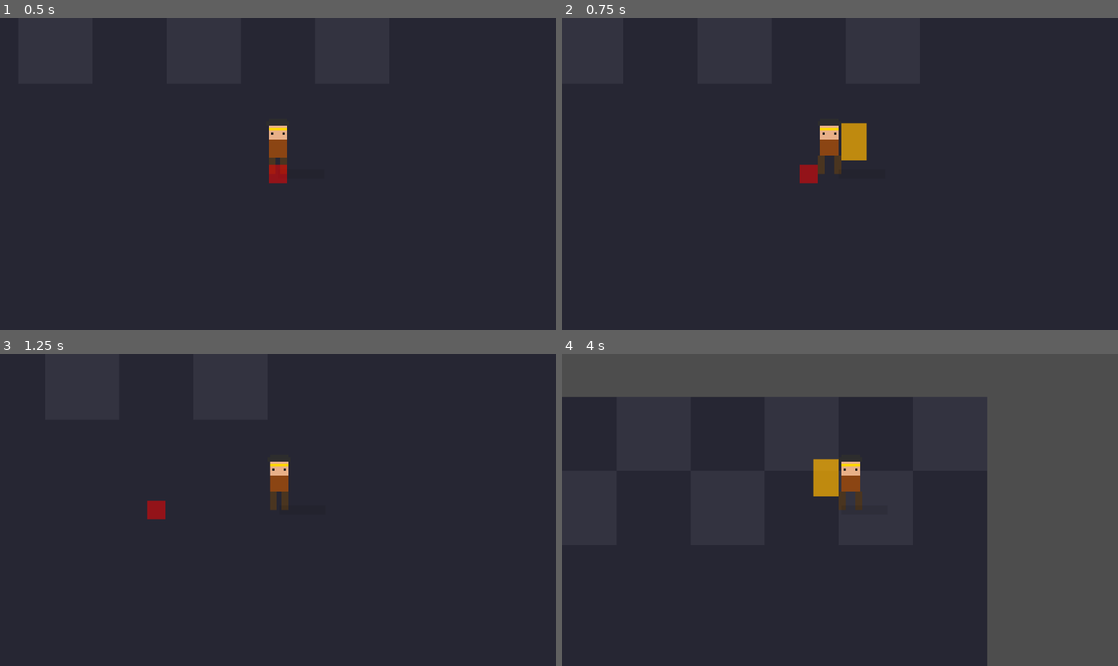
Above: before the commit, frames 1-4 (two rows, left to right).
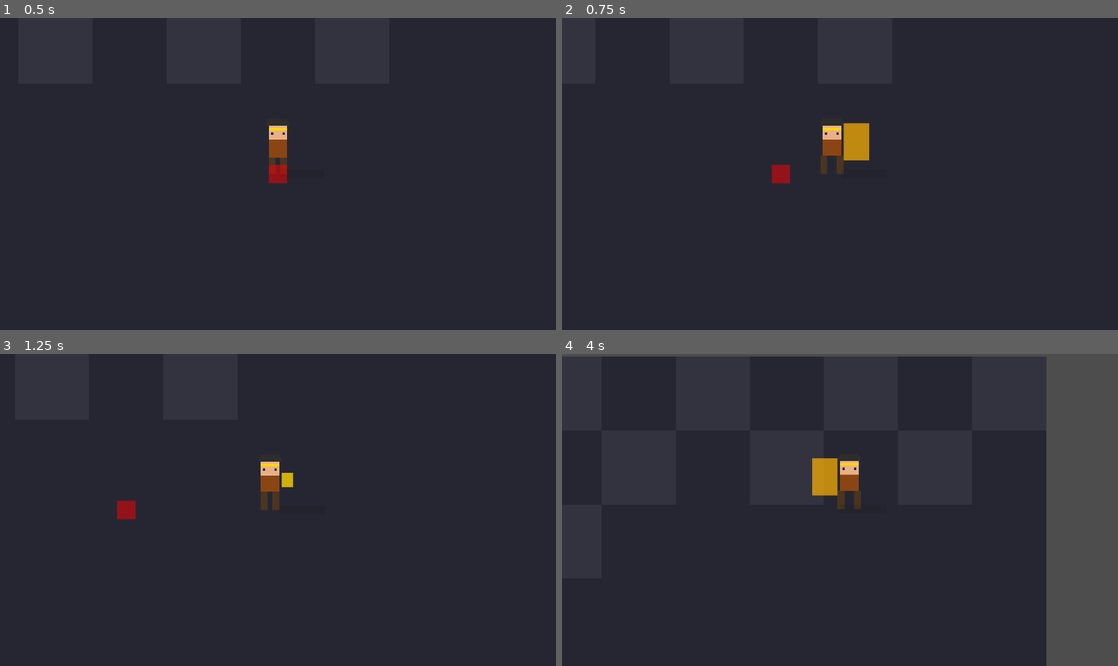
Above: after the commit, the same moments.

Repository: Moya-Gao/pixel-wukong
Game: Godot game, scene res://scenes/levels/test_level.tscn
The game is run twice, just before and just after one commit, with the same random seed, the same clock (stepped at 60 frames per second) and the same inputs.
Inputs:
- Up to frame 1 (0.5 s): no input
- Up to frame 2 (0.75 s): tap Enter at 0.5 s; hold D (move_right) from 0.53 s (still down); tap K (attack_heavy) at 0.6 s
- Up to frame 3 (1.25 s): keep holding D (move_right); tap Space (jump) at 0.77 s; tap J (attack_light) at 0.8 s
- Up to frame 4 (4 s): release D (move_right) at 1.28 s; hold S (move_down) 1.28-2.03 s; tap J (attack_light) at 1.35, 3.8 s; tap Space (jump) at 1.52, 3.02, 3.77 s; tap I (block) at 1.55 s; hold D (move_right) 2.03-2.78 s; hold I (block) 2.03-2.78 s; tap Ctrl (dodge) at 2.3, 2.85 s; hold W (move_up) 2.78-3.53 s; tap K (attack_heavy) at 3.05, 3.6 s; hold A (move_left) from 3.53 s (still down)

Frame 1 is identical in both runs. In frame 2, 0.7% of the frame differs, in the area x 37-56%, y 33-54%; in frame 3, 1.0%; in frame 4, 21%, in the area x 0-88%, y 0-100%.

Commit message:
fix: 修复连招系统bug并添加攻击时移动功能
修复内容：
- 预输入系统：攻击期间按键，下一击自动执行
- 重攻击连招：允许轻-重、轻-轻-重等组合
- 攻击移动：攻击期间可缓慢移动（速度80）

技术改动：
- 新增 queued_attack 变量记录预输入
- 新增 AttackType 枚举区分攻击类型
- 重写 _process_attack() 处理移动和预输入
- 拆分攻击函数支持连招接入
- 移除动画 await 时序问题
- 添加连招系统测试用例

Co-Authored-By: Claude Opus 4.6 <noreply@anthropic.com>

Diff:
--- a/scripts/player/player_controller.gd
+++ b/scripts/player/player_controller.gd
@@ -30,6 +30,18 @@
 const ATTACK_DURATION = 0.25
 const COMBO_WINDOW = 0.3
 const HEAVY_ATTACK_DURATION = 0.4
+
+# 攻击系统扩展
+const ATTACK_MOVE_SPEED = 80.0  # 攻击时移动速度
+const COMBO_INPUT_START = 0.05  # 攻击开始多久后可以预输入（更早开始）
+const COMBO_INPUT_END = 0.05  # 攻击结束前多久停止预输入（更晚结束）
+
+# 预输入队列
+var queued_attack: String = ""  # "" | "light" | "heavy"
+
+# 连招类型
+enum AttackType { LIGHT, HEAVY }
+var last_attack_type: AttackType = AttackType.LIGHT
 
 # 闪避系统
 var is_dodging = false
@@ -135,19 +147,49 @@
 	"""处理攻击状态"""
 	attack_timer -= delta
 
-	# 攻击期间可以输入下一击或格挡
-	if can_combo and Input.is_action_just_pressed("attack_light"):
-		_queue_next_attack()
+	# 攻击期间可以缓慢移动
+	var direction = Vector2.ZERO
+	if Input.is_action_pressed("move_right"):
+		direction.x += 1
+		facing_right = true
+	if Input.is_action_pressed("move_left"):
+		direction.x -= 1
+		facing_right = false
+	if Input.is_action_pressed("move_down"):
+		direction.y += 1
+	if Input.is_action_pressed("move_up"):
+		direction.y -= 1
+
+	velocity = direction.normalized() * ATTACK_MOVE_SPEED
+
+	# 计算是否处于可输入窗口（扩大窗口让连招更容易）
+	var attack_duration = HEAVY_ATTACK_DURATION if last_attack_type == AttackType.HEAVY else ATTACK_DURATION
+	var elapsed_time = attack_duration - attack_timer
+	var in_input_window = elapsed_time >= COMBO_INPUT_START and attack_timer > COMBO_INPUT_END
+
+	# 处理预输入
+	if in_input_window:
+		if Input.is_action_just_pressed("attack_light"):
+			queued_attack = "light"
+		elif Input.is_action_just_pressed("attack_heavy"):
+			queued_attack = "heavy"
 
 	# 攻击期间可以取消为格挡
 	if Input.is_action_pressed("block"):
+		queued_attack = ""
 		_end_attack()
 		_start_block()
 		return
 
 	# 攻击结束
 	if attack_timer <= 0:
-		_end_attack()
+		# 检查是否有排队的攻击
+		if queued_attack != "":
+			var next_attack = queued_attack
+			queued_attack = ""
+			_execute_queued_attack(next_attack)
+		else:
+			_end_attack()
 
 func _process_dodge(delta):
 	"""处理闪避状态"""
@@ -270,39 +312,69 @@
 				child.disabled = not active
 
 func _start_light_attack():
-	"""开始轻攻击"""
-	if attack_combo == 0:
-		attack_combo = 1
-	else:
-		attack_combo = min(attack_combo + 1, 3)
-
+	"""开始轻攻击（从非攻击状态）"""
+	attack_combo = 1
+	last_attack_type = AttackType.LIGHT
 	is_attacking = true
 	attack_timer = ATTACK_DURATION
 	can_combo = false
-	velocity = Vector2.ZERO
+	queued_attack = ""
+
+	# 不再设置 velocity = Vector2.ZERO，让 _process_attack 处理移动
 
 	_activate_hitbox()
 
+func _continue_light_attack():
+	"""继续轻攻击连招"""
+	if attack_combo < 3:
+		attack_combo += 1
+
+	last_attack_type = AttackType.LIGHT
+	is_attacking = true
+	attack_timer = ATTACK_DURATION
+	can_combo = false
+	queued_attack = ""
+
+	_activate_hitbox()
+
 func _start_heavy_attack():
-	"""开始重攻击"""
+	"""开始重攻击（从非攻击状态）"""
+	attack_combo = 0  # 重攻击使用单独的动画
+	last_attack_type = AttackType.HEAVY
 	is_attacking = true
-	attack_combo = 0
 	attack_timer = HEAVY_ATTACK_DURATION
 	can_combo = false
-	velocity = Vector2.ZERO
+	queued_attack = ""
 
 	_activate_hitbox()
 
+func _continue_heavy_attack():
+	"""重攻击接在连招后"""
+	last_attack_type = AttackType.HEAVY
+	is_attacking = true
+	attack_timer = HEAVY_ATTACK_DURATION
+	can_combo = false
+	queued_attack = ""
+
+	_activate_hitbox()
+
+func _execute_queued_attack(attack_type: String):
+	"""执行排队的攻击"""
+	if attack_type == "light":
+		_continue_light_attack()
+	elif attack_type == "heavy":
+		_continue_heavy_attack()
+
 func _queue_next_attack():
-	"""预输入下一击"""
-	if attack_combo < 3:
-		combo_window_timer = COMBO_WINDOW
+	"""预输入下一击 - 保持向后兼容"""
+	queued_attack = "light"
 
 func _end_attack():
 	"""结束攻击"""
 	is_attacking = false
 	attack_timer = 0
 	can_combo = false
+	queued_attack = ""
 
 	if combo_window_timer <= 0:
 		attack_combo = 0
@@ -367,7 +439,7 @@
 	elif is_blocking:
 		new_anim = "block"
 	elif is_attacking:
-		if attack_combo == 0:
+		if last_attack_type == AttackType.HEAVY:
 			new_anim = "attack_heavy"
 		else:
 			new_anim = "attack_light_%d" % attack_combo
@@ -385,10 +457,7 @@
 		current_anim = new_anim
 		animated_sprite.play(new_anim)
 
-		# 攻击动画播放到一半时允许输入下一击
-		if new_anim.begins_with("attack"):
-			await get_tree().create_timer(ATTACK_DURATION * 0.5).timeout
-			can_combo = true
+	# 移除 await 逻辑，can_combo 现在由 _process_attack 控制
 
 # ========== 公共接口（供其他系统调用） ==========
 
--- a/scripts/tests/test_runner.gd
+++ b/scripts/tests/test_runner.gd
@@ -29,6 +29,7 @@
 	await _run_test("玩家攻击系统", _test_player_attack)
 	await _run_test("玩家闪避系统", _test_player_dodge)
 	await _run_test("玩家格挡系统", _test_player_block)
+	await _run_test("连招预输入系统", _test_player_combo_queue)
 
 func _run_test(test_name: String, test_func: Callable):
 	current_test_name = test_name
@@ -180,6 +181,30 @@
 	if player.is_invincible != false:
 		return "初始状态不应无敌"
 
+	# 测试闪避方向 - 向上闪避
+	player._start_dodge(Vector2.UP)
+	if player.dodge_direction != Vector2.UP:
+		return "向上闪避方向应为 UP，实际为 %s" % player.dodge_direction
+	player._end_dodge()
+
+	# 测试闪避方向 - 向下闪避
+	player._start_dodge(Vector2.DOWN)
+	if player.dodge_direction != Vector2.DOWN:
+		return "向下闪避方向应为 DOWN，实际为 %s" % player.dodge_direction
+	player._end_dodge()
+
+	# 测试闪避方向 - 向左闪避
+	player._start_dodge(Vector2.LEFT)
+	if player.dodge_direction != Vector2.LEFT:
+		return "向左闪避方向应为 LEFT，实际为 %s" % player.dodge_direction
+	player._end_dodge()
+
+	# 测试闪避方向 - 向右闪避
+	player._start_dodge(Vector2.RIGHT)
+	if player.dodge_direction != Vector2.RIGHT:
+		return "向右闪避方向应为 RIGHT，实际为 %s" % player.dodge_direction
+	player._end_dodge()
+
 	# 检查闪避动画
 	var sprite_root = player.get_node_or_null("SpriteRoot")
 	if sprite_root:
@@ -237,6 +262,61 @@
 
 	return true
 
+func _test_player_combo_queue() -> Variant:
+	"""测试连招预输入系统"""
+	var player = _create_player()
+
+	if not player:
+		return "无法创建玩家实例"
+
+	# 检查预输入相关参数
+	if player.ATTACK_MOVE_SPEED <= 0:
+		return "攻击移动速度应大于 0"
+
+	if player.COMBO_INPUT_START <= 0:
+		return "预输入窗口开始时间应大于 0"
+
+	if player.COMBO_INPUT_END <= 0:
+		return "预输入窗口结束时间应大于 0"
+
+	# 检查预输入窗口足够大（至少 0.1s）
+	var attack_duration = player.ATTACK_DURATION
+	var input_window = attack_duration - player.COMBO_INPUT_START - player.COMBO_INPUT_END
+	if input_window < 0.1:
+		return "预输入窗口太小（%s），应至少 0.1s" % input_window
+
+	# 检查初始状态
+	if player.queued_attack != "":
+		return "初始预输入队列应为空"
+
+	# 测试轻攻击启动
+	player._start_light_attack()
+	if player.attack_combo != 1:
+		return "第一次轻攻击后 combo 应为 1"
+
+	if player.last_attack_type != player.AttackType.LIGHT:
+		return "轻攻击后类型应为 LIGHT"
+
+	# 模拟预输入
+	player.queued_attack = "light"
+
+	# 模拟攻击结束并执行预输入
+	player.attack_timer = 0
+	player._process_attack(0.016)
+
+	if player.attack_combo != 2:
+		return "预输入执行后 combo 应为 2，实际为 %d" % player.attack_combo
+
+	# 测试重攻击预输入
+	player.queued_attack = "heavy"
+	player.attack_timer = 0
+	player._process_attack(0.016)
+
+	if player.last_attack_type != player.AttackType.HEAVY:
+		return "重攻击预输入后类型应为 HEAVY"
+
+	return true
+
 func _create_player():
 	"""创建玩家实例用于测试"""
 	var player_scene = load("res://scenes/player.tscn")
Not shown, changed: CLAUDE.md
